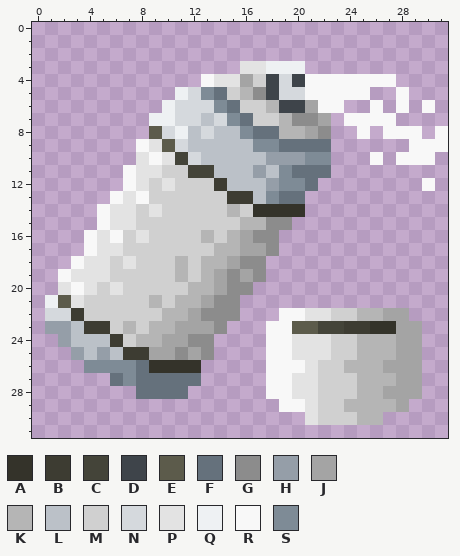
Edited in one commit: pixel-art sprite (media/textures/items/Item_TZ_Spraycan_White.png). Above: the version before the commit.
The file is 32x32 pixels.
Palette (. is transparent): A #34332a  B #3d3c32  C #444439  D #3e444a  E #5c5b4b  F #65717c  G #8c8c8c  H #959ea8  J #a4a4a4  K #b5b5b5  L #bbc1c8  M #d0d0d0  N #d5d9dd  P #e3e3e3  Q #eef1f3  R #f8f8f8  S #7e8b96
Pixels before, first column x 1:
 3 ...............PPQQQ...........
 4 ............RPPJMDNDRRRRRRR....
 5 ..........QNSFMKGDNNRRRRR..R...
 6 .........QNNNSFMMKDDJRR..R.R.R.
 7 ........QQNNLNSFMMKGGJ.RRRR....
 8 ........ENQLNLLSFFKKJG..R.RRR.R
 9 .......RPENLLLLLSSFFFF......RRR
10 .......PRPCNLLLLLHHHSS...R.RRR.
11 ......RPPMMCCLLLHLSFFF.........
12 ......RPMPMMMBLLLHSSF........R.
13 .....RPRMMMMMMBBLSFF...........
14 ....RPPMPMMMMMKMAAAA...........
15 ....RPPMMMMMMMMKKGG............
16 ...RPRMPMMMMKMKJGG.............
17 ...RPPMMMMMMMKKJJG.............
18 ..RPPMPMMMKMKKJGG..............
19 .RPPPMMMMMKMKJGJG..............
20 .PRPMPMMMMMKKJGG...............
21 QEPMMMMMKMKKJGG................
22 NNBMMMMMMKKJGGG...RRPPMMKKJJ...
23 HHLBBMKMKKJJJG...RREECCBBAAJJ..
24 .HLLLBMKKJJGG....RRPPPMMKKKJJ..
25 ..HLHLBBJJGJG....RRPPPMMKKKJJ..
26 ...SSSSFAAAA.....RRRPMMKKKJJJ..
27 .....FSFFFFF.....RRPPMMMKKKJJ..
28 .......FFFF......RRPPMMMKKJJJ..
29 ..................RRPMMKKKKJ...
30 ....................PMMMKK.....
The same view after the edit:
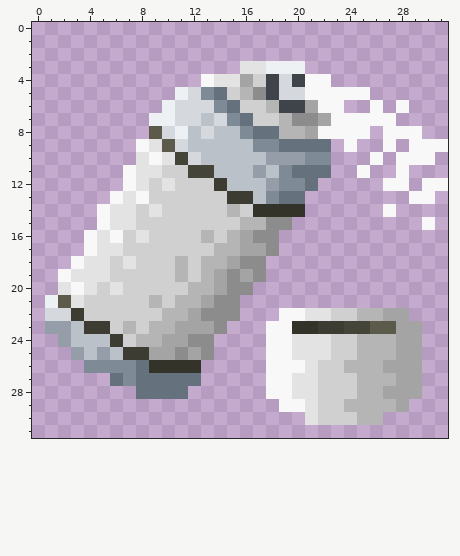
Message: spray can icon improved some little changes in the item icon textures of the spray cans.
Diff:
Colour E gives way to colour A in row 23 at x 20 to 21.
Colour C gives way to colour B in row 23 at x 22 to 23.
Colour B gives way to colour C in row 23 at x 24 to 25.
Colour A gives way to colour E in row 23 at x 26 to 27.
The edit adds colour R in row 7 at x 23; in row 8 at x 23 to 24; in row 9 at x 24 and 27; in row 11 at x 25 and 28; in row 12 at x 27 to 28 and 31; in row 13 at x 29 to 30.
The edit adds colour R in row 14 at x 27; in row 15 at x 30.
Colour G gives way to colour R in row 8 at x 22.
The edit erases colour R in row 4 at x 23 to 27; in row 5 at x 28; in row 6 at x 30; in row 8 at x 31.
Pixel boxes of the changes (left, top, right, bottom) in both pictures:
changed: (318, 74, 448, 230)
changed: (292, 321, 396, 334)
